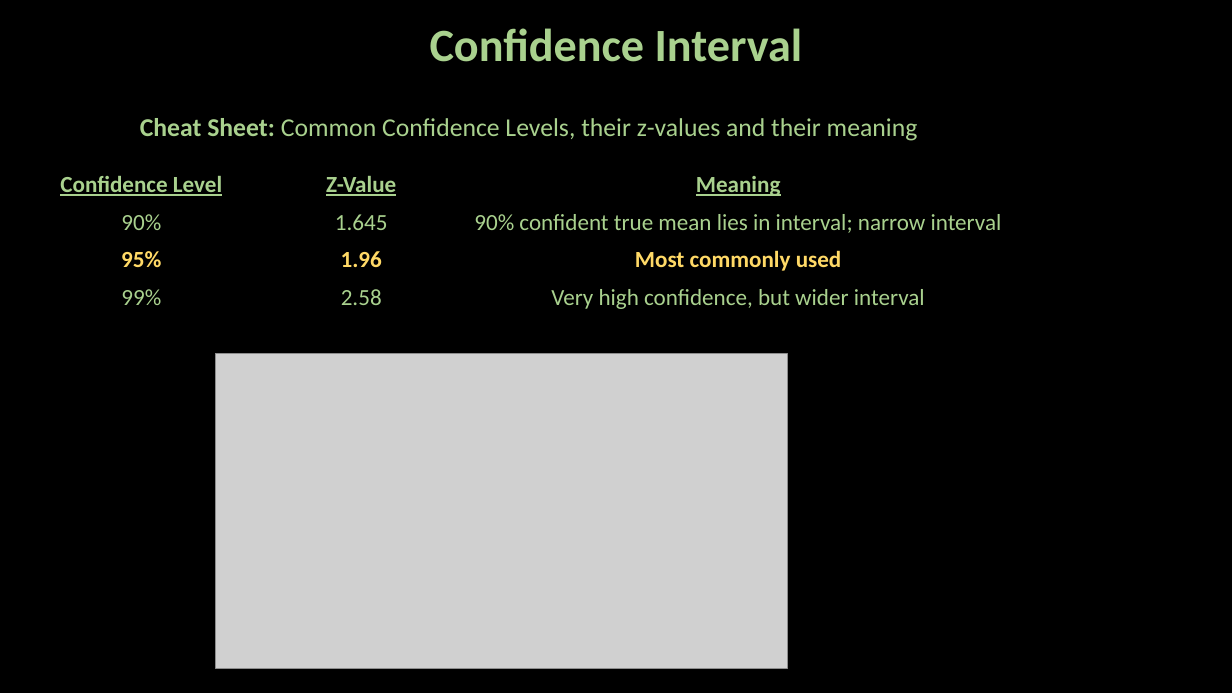
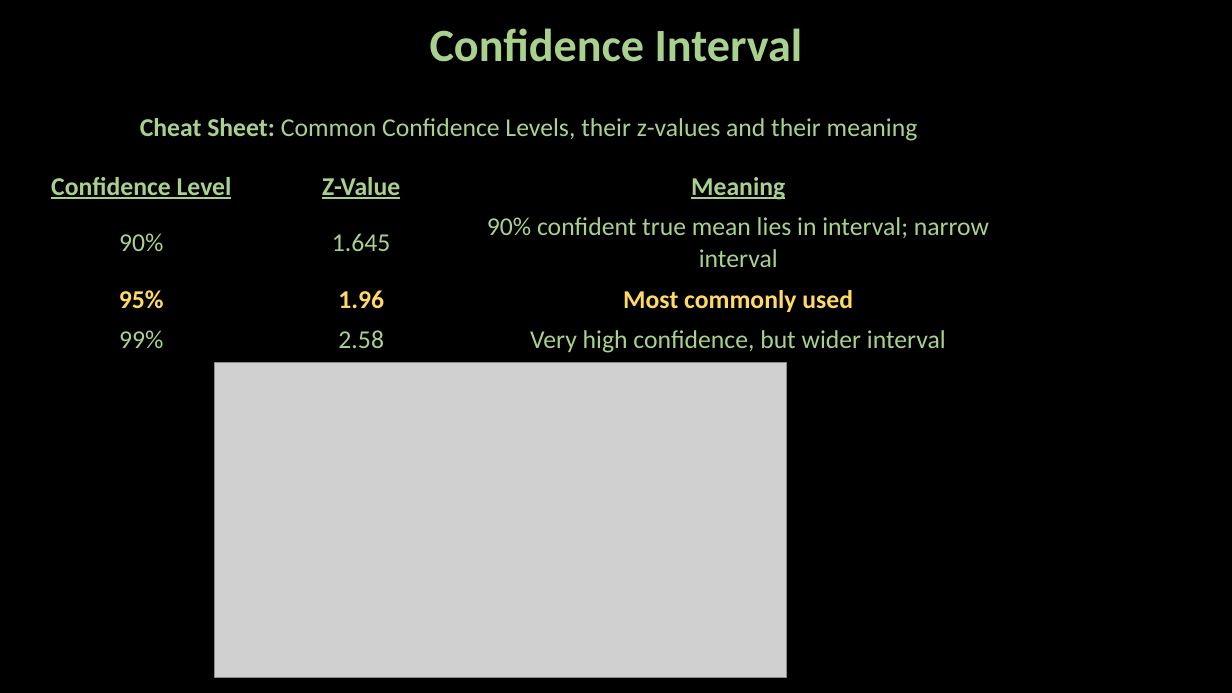
Before and after one commit to ash322ash422/youtube, a slide deck: slide 8 of probability_and_statistics/5_inference/confidence-interval.pptx. Drawn at 1232x693 pixels with LibreOffice and Linux fonts; fonts in the diff are those of the drawing; grey boxes stand for pictures; background and template pictures are left out. Boxes give left, top, right and bottom in pixels: in the first picture for what was removed or moved away, otherwise in the second. Text is boxed around its words. In the diff, an @@ line names an element or a change of style, - is before the commit and + after.

```diff
--- a/probability_and_statistics/5_inference/confidence-interval.pptx
+++ b/probability_and_statistics/5_inference/confidence-interval.pptx
@@ table at <box>14,166,1023,358</box> @@
@@ size 18 to 20 pt @@
@@ picture: place and size @@
-picture at <box>215,354,787,669</box>
+picture at <box>214,362,787,677</box>
```
Also in this commit, not shown: 8 other slides changed, 5 slides added, 1 slide removed, 33 other files.
